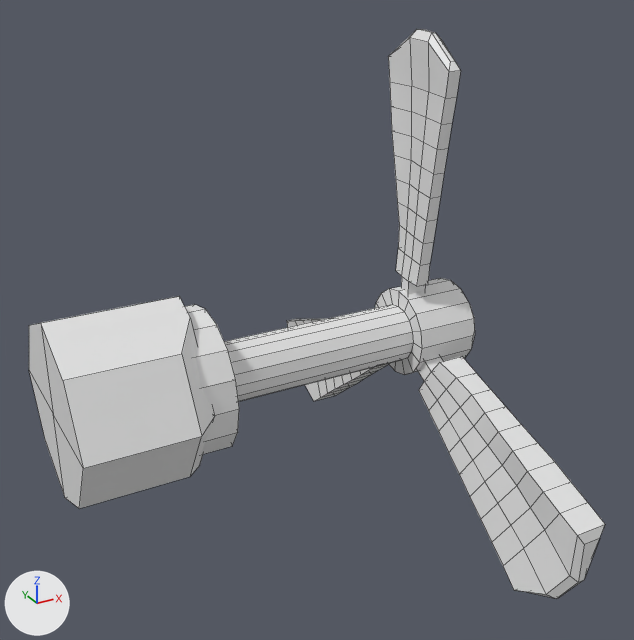
One commit to the FBX model Assets/Meshes/Shield.fbx: the scene before it, then after it.
Before and after are seen from a camera (50 mm lens) standing at (-2.21, -8.44, 4.64) and looking at (2.28, -0.29, 0.56). The axes (+X, +Y, +Z) are drawn at lower left. The lights are the same throughout. Mesh edges are drawn as thin lines.

Names of what the first picture shows: 'RotatingShield'.
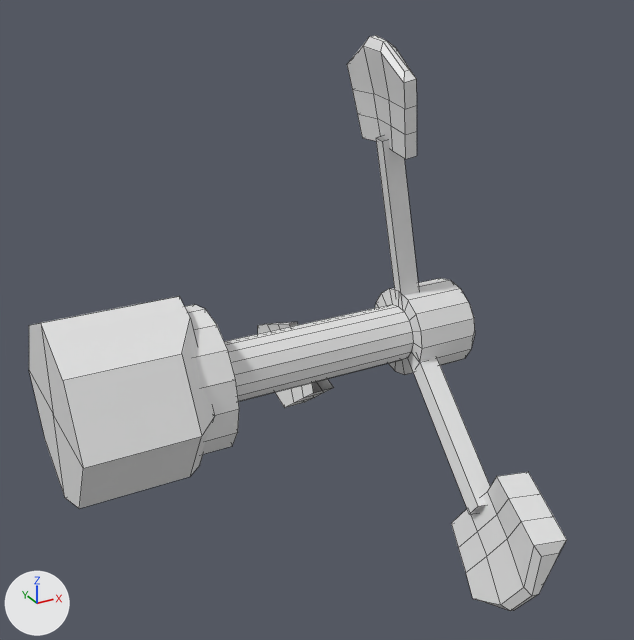
The change, as a list of edits to the scene's bpy script:
```text
Change me_cube:
    used by ob_rotatingshield; location = (0.0, 0.0, 0.0)
    remove me_cube.from_pydata(...)  # 444 vertices, 406 faces; spans x -0.74..4.5, y -3.25..3.25, z -2.26..3.65
    add me_cube.from_pydata(...)  # 312 vertices, 256 faces; spans x -0.74..4.5, y -3.23..3.21, z -2.25..3.61
    me_cube part 1: a new loose piece of 40 vertices spanning x 3.09..3.75, y -0.68..0.68, z 2.38..3.61
    me_cube part 2: a new loose piece of 40 vertices spanning x 3.09..3.75, y -3.23..-1.78, z -2.22..-0.72
    me_cube part 3: a new loose piece of 40 vertices spanning x 3.09..3.75, y 1.8..3.21, z -2.25..-0.71
    me_cube part 4: the loose piece of 92 vertices spanning x 3.64..4.16, y -0.05..3.25, z -2.26..0.06 is deleted
    me_cube part 5: the loose piece of 92 vertices spanning x 3.66..4.18, y -0.68..0.68, z 0.0..3.65 is deleted
    me_cube part 6: the loose piece of 92 vertices spanning x 3.64..4.16, y -3.25..0.05, z -2.26..0.06 is deleted
    me_cube part 7
    24 vertices are added at x 3.23..3.94, y -2.24..2.24, z -1.35..2.54
    15 new faces join them
```

Pixel boxes (x1, y1, x2, y2) of what changed, in the pictures (634 x 640 px):
'RotatingShield', reshaped (7% narrower)
    before: (29, 29, 605, 599)
    after: (29, 35, 567, 611)
part 1 of me_cube, added
    after: (347, 35, 417, 159)
part 2 of me_cube, added
    after: (451, 472, 567, 611)
part 3 of me_cube, added
    after: (258, 322, 334, 408)
part 4 of me_cube, deleted
    before: (287, 318, 388, 401)
part 5 of me_cube, deleted
    before: (388, 29, 461, 294)
part 6 of me_cube, deleted
    before: (418, 356, 605, 599)
part 7 of me_cube, added
    after: (376, 135, 490, 514)
